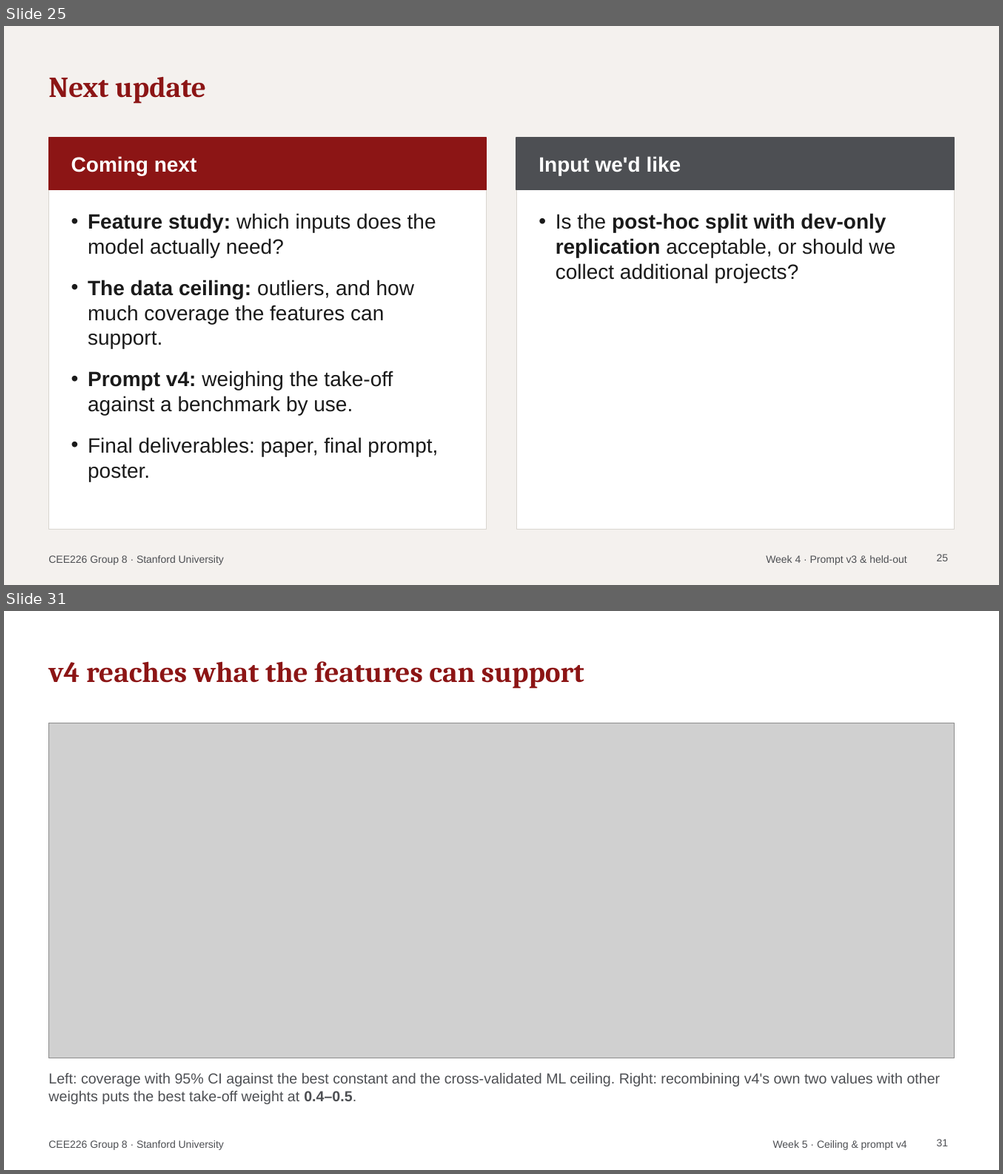
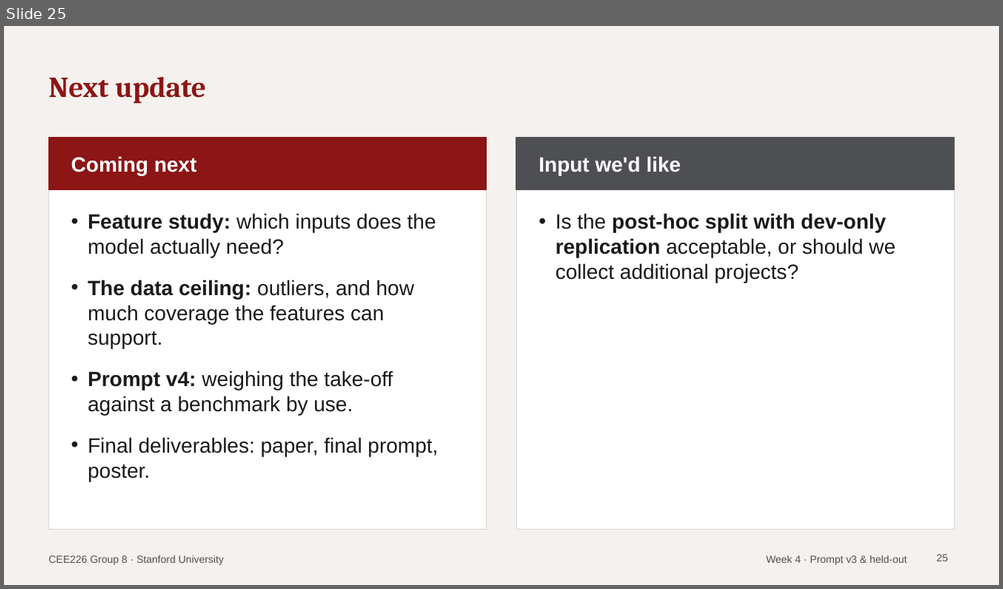
Before and after one commit to HeshanChen/CEE226LCA, a slide deck: report/weekly/weekly_updates.pptx. Shown one above the other, each under a label of ours: slides 25 and 31 before the commit, slide 25 after it; the slides between them are not shown. The pictures are 1003x1174 and 1003x589 pixels, drawn with LibreOffice and Linux fonts; fonts in the diff are those of the drawing; grey boxes stand for pictures. Boxes give left, top, right and bottom in pixels: in the first picture for what was removed or moved away, otherwise in the second. Text is boxed around its words. In the diff, an @@ line names an element or a change of style, - is before the commit and + after.

```diff
--- a/report/weekly/weekly_updates.pptx
+++ b/report/weekly/weekly_updates.pptx
@@ slide 31 removed at [4, 611, 999, 1170], background #FFFFFF; not listed: 1 template element that a slide beside it also shows @@
@@ title removed at [48, 661, 584, 689] @@
-v4 reaches what the features can support
@@ picture removed at [48, 723, 954, 1059] @@
@@ text removed at [48, 1073, 940, 1105] @@
-Left: coverage with 95% CI against the best constant and the cross-validated ML ceiling. Right: recombining v4's own two values with other weights puts the best take-off weight at 0.4–0.5.
@@ text removed at [773, 1141, 907, 1150] @@
-Week 5 · Ceiling & prompt v4
@@ page number removed at [936, 1139, 948, 1147] @@
-31
```
Also in this commit, not shown: 7 slides changed, 3 slides added, 23 other files.
